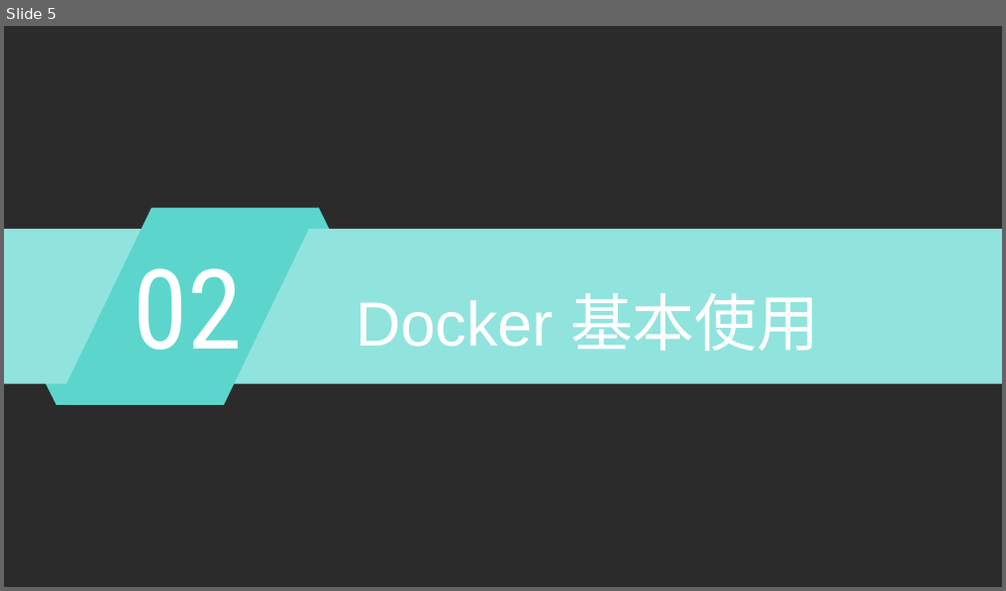
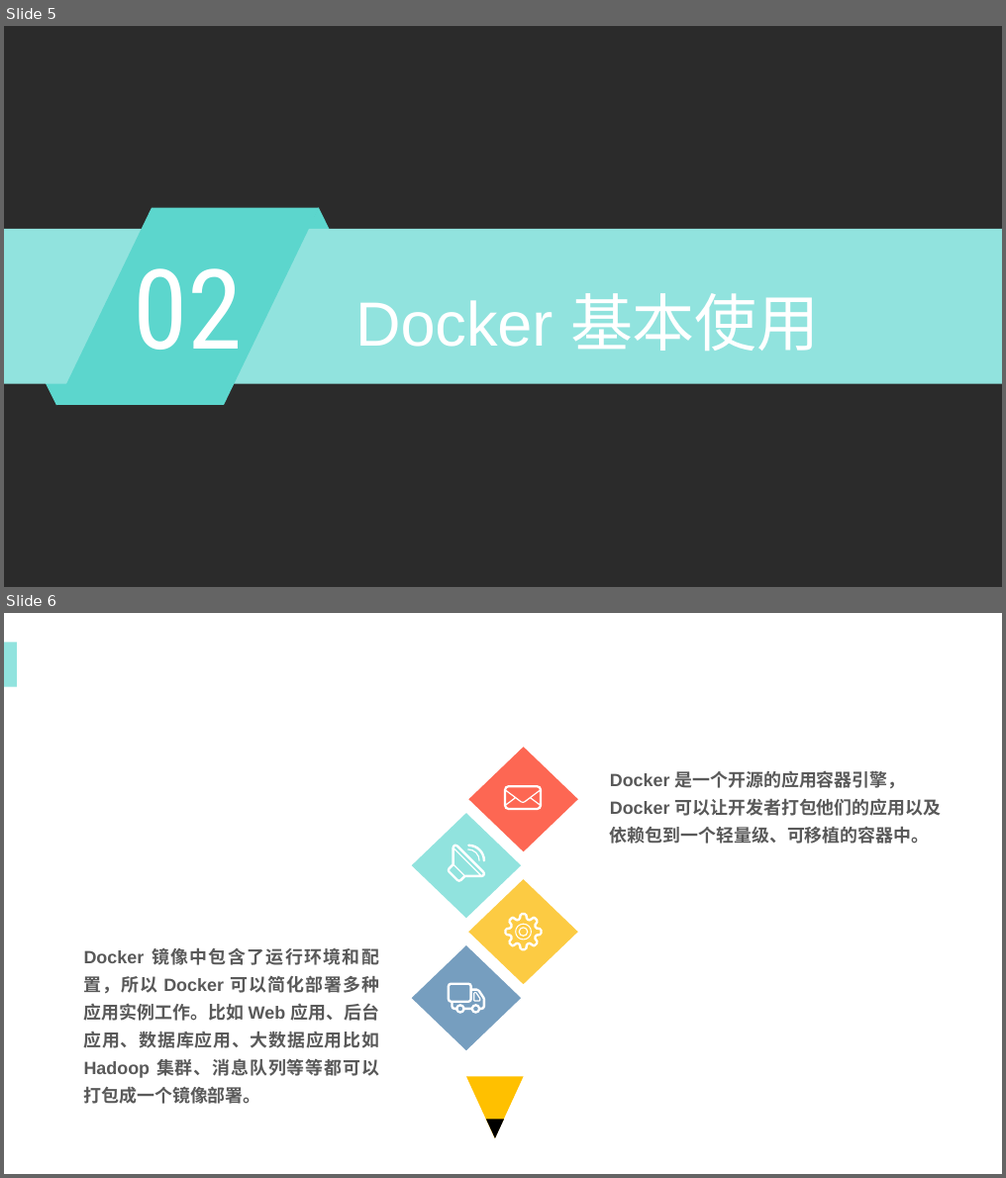
Before and after one commit to wangjinghuohuo/studySpring, a slide deck: qqq.pptx. Shown one above the other, each under a label of ours: slide 5 before the commit, slides 5 and 6 after it. The pictures are 1006x591 and 1006x1178 pixels, drawn with LibreOffice and Linux fonts; fonts in the diff are those of the drawing; background and template pictures are left out; a plain dark background stands for a picture behind light text. Boxes give left, top, right and bottom in pixels: in the first picture for what was removed or moved away, otherwise in the second. Text is boxed around its words. In the diff, an @@ line names an element or a change of style, - is before the commit and + after.

```diff
--- a/qqq.pptx
+++ b/qqq.pptx
@@ slide 6 added at <box>4,613,1002,1174</box>, background picture (left out) @@
@@ rectangle added at <box>4,642,17,687</box>, fill #91E3DE @@
@@ diamond added at <box>466,745,580,854</box>, fill #FD6753, outline #FFFFFF 3 pt @@
@@ freeform shape added at <box>504,785,542,810</box>, fill #FFFFFF @@
@@ text added at <box>610,770,942,844</box>, 18 pt, text #595959, bold @@
+Docker 是一个开源的应用容器引擎，
+Docker 可以让开发者打包他们的应用以及依赖包到一个轻量级、可移植的容器中。
@@ group added at <box>409,811,524,920</box>: 3 freeform shapes, 1 diamond @@
@@ group added at <box>466,877,580,986</box>: 3 freeform shapes, 1 diamond @@
@@ text added at <box>84,948,380,1104</box>, 18 pt, text #595959, bold @@
+Docker 镜像中包含了运行环境和配置，所以 Docker 可以简化部署多种应用实例工作。比如 Web 应用、后台应用、数据库应用、大数据应用比如 Hadoop 集群、消息队列等等都可以打包成一个镜像部署。
@@ diamond added at <box>409,944,524,1053</box>, fill #769EBF, outline #FFFFFF 3 pt @@
@@ freeform shape added at <box>448,983,486,1014</box>, fill #FFFFFF @@
@@ freeform shape added at <box>473,992,480,1001</box>, fill #FFFFFF @@
@@ triangle added at <box>466,1077,523,1139</box>, fill #FFC000 @@
@@ triangle added at <box>486,1119,504,1139</box>, fill #000000 @@
```
Also in this commit, not shown: 1 slide changed, 1 other slide added, 2 slides removed.
